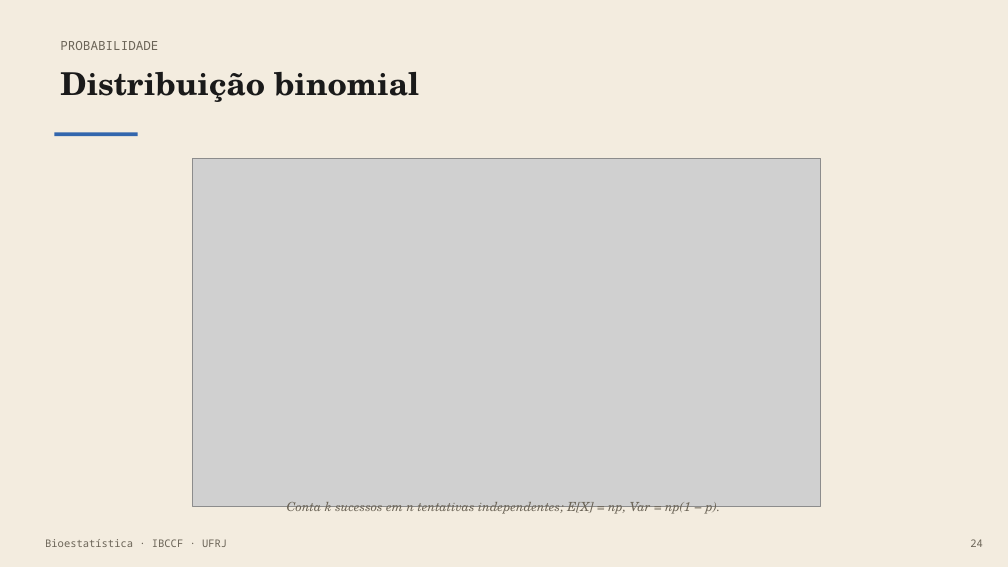
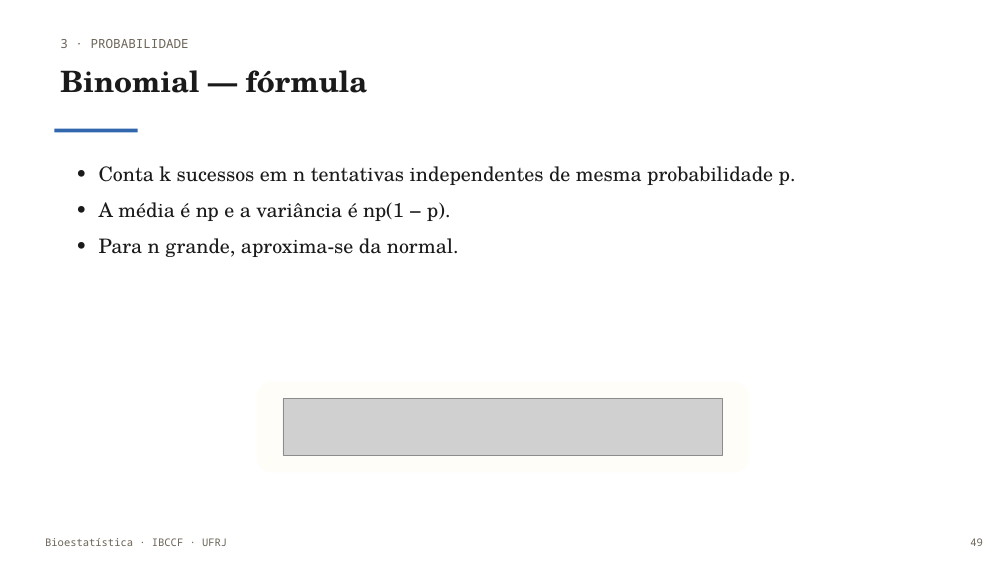
Before and after one commit to monteirotorres/biostat, a slide deck: slide 50 of bioestatistica_slides.pptx (slide 25 before the commit). Drawn at 1008x567 pixels with LibreOffice and Linux fonts; fonts in the diff are those of the drawing; grey boxes stand for pictures; background and template pictures are left out. Boxes give left, top, right and bottom in pixels: in the first picture for what was removed or moved away, otherwise in the second. Text is boxed around its words. In the diff, an @@ line names an element or a change of style, - is before the commit and + after.

```diff
--- a/bioestatistica_slides.pptx
+++ b/bioestatistica_slides.pptx
@@ rectangle removed at [0, 0, 1008, 567] @@
@@ text at [60, 39, 189, 48]: text changed @@
-PROBABILIDADE
+3 · PROBABILIDADE
@@ text at [60, 70, 368, 93]: text changed; size 30 to 28 pt @@
-Distribuição binomial
+Binomial — fórmula
@@ rectangle: place and size @@
-rectangle at [54, 132, 138, 136]
+rectangle at [54, 129, 138, 132]
@@ text added at [99, 166, 796, 257], 19 pt, text #1A1A1A @@
+• Conta k sucessos em n tentativas independentes de mesma probabilidade p.
+• A média é np e a variância é np(1 − p).
+• Para n grande, aproxima-se da normal.
@@ picture removed at [193, 159, 821, 507] @@
@@ rounded rectangle added at [256, 382, 749, 473], fill #FFFDF8 @@
@@ picture added at [283, 399, 722, 455] @@
@@ text removed at [287, 502, 721, 514] @@
-Conta k sucessos em n tentativas independentes; E[X] = np, Var = np(1 − p).
@@ text at [970, 538, 983, 546]: text changed @@
-24
+49
```
Also in this commit, not shown: 32 other slides changed, 63 slides added, 8 slides removed, 45 other files.
